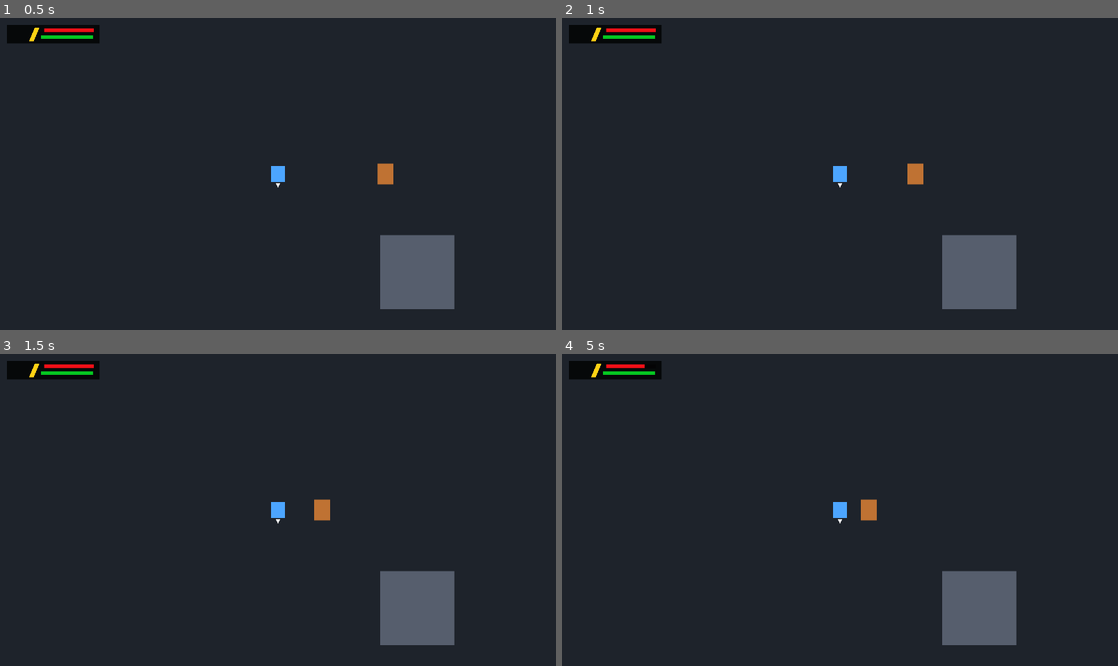
Above: before the commit, frames 1-4 (two rows, left to right).
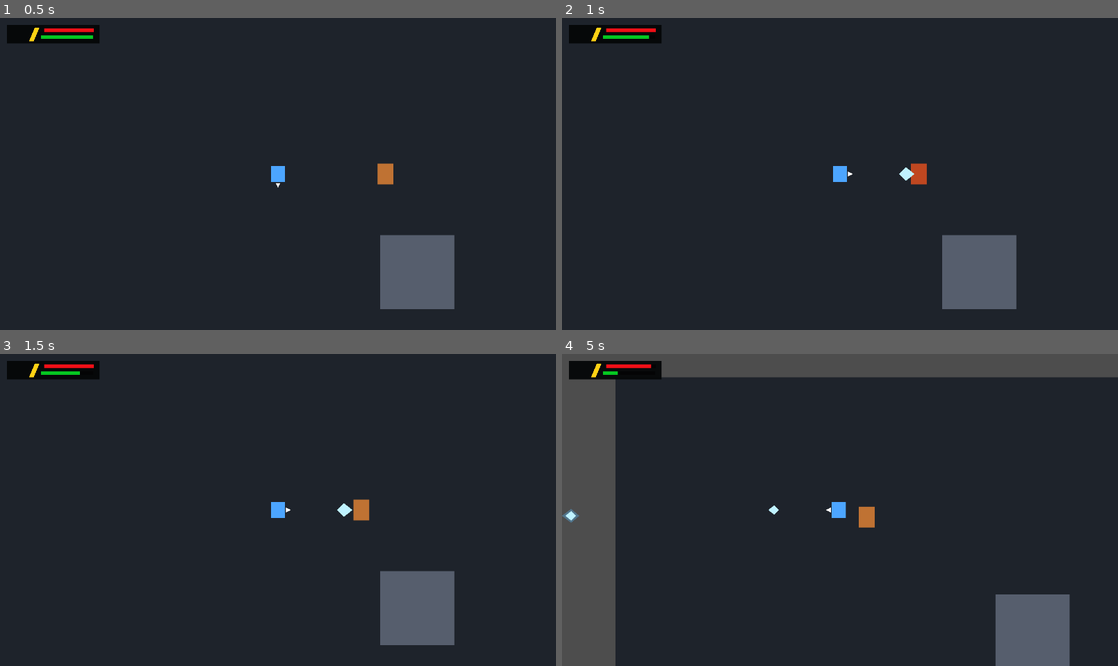
Above: after the commit, the same moments.

Repository: kikajima/dragonballsoullegacy
Game: Godot game, scene res://scenes/bootstrap/bootstrap.tscn
Same seed, same stepped clock (60 frames per second), same inputs: the game is played once before the commit and once after it.
Inputs:
- Up to frame 1 (0.5 s): no input
- Up to frame 2 (1 s): hold D (move_right) from 0.53 s (still down); hold K (ki_blast) from 0.53 s (still down)
- Up to frame 3 (1.5 s): release D (move_right) at 1.28 s; release K (ki_blast) at 1.28 s; hold S (move_down) from 1.28 s (still down); tap J (attack) at 1.35 s
- Up to frame 4 (5 s): tap K (ki_blast) at 1.55, 2.3, 3.05, 4.55 s; release S (move_down) at 2.03 s; hold D (move_right) 2.03-2.78 s; hold Shift (block) 2.03-2.78 s; hold W (move_up) 2.78-3.53 s; tap L (charge_ki) at 2.85 s; hold K (ki_blast) 3.53-4.28 s; hold A (move_left) from 3.53 s (still down); tap Space (dash) at 3.6 s; tap E (interact) at 4.35 s

Frame 1 is identical in both runs. In frame 2, 0.3% of the frame differs, in the area x 15-66%, y 5-55%; in frame 3, 0.5%; in frame 4, 21%, in the area x 0-100%, y 0-100%.
Error before the commit: Parse Error: Too few arguments for "tick_cast()" call. Expected at least 4 but received 2. (res://actors/player/player.gd:234)

Commit message:
feat: support hold-to-fire alternating ki blasts

Diff:
--- a/actors/player/player.gd
+++ b/actors/player/player.gd
@@ -41,7 +41,6 @@
 	charge_aura.visible = false
 
 	attack_hitbox.hit_confirmed.connect(_on_attack_hit_confirmed)
-	ki_blast_component.cast_started.connect(_on_ki_blast_cast_started)
 	hurtbox.hit_received.connect(_on_hit_received)
 	health_component.damaged.connect(_on_damaged)
 	health_component.died.connect(_on_died)
@@ -225,13 +224,19 @@
 	guard_component.set_guarding(false)
 	charge_aura.visible = false
 
-	# Cada novo toque em K durante o cast guarda mais um Ki Blast.
-	# O personagem continua parado durante toda a sequência.
+	# O personagem fica estático enquanto dispara. K pode ser mantido
+	# pressionado para uma sequência contínua ou tocado novamente para
+	# armazenar disparos no buffer.
 	if input_controller.is_ki_blast_pressed():
 		ki_blast_component.buffer_cast(facing_component.current_facing)
 
 	movement_component.stop(self)
-	ki_blast_component.tick_cast(self, delta)
+	ki_blast_component.tick_cast(
+		self,
+		delta,
+		input_controller.is_ki_blast_held(),
+		facing_component.current_facing
+	)
 
 	if ki_blast_component.is_casting():
 		var cast_state := ki_blast_component.get_cast_state()
@@ -280,11 +285,6 @@
 func _on_attack_hit_confirmed(_target: Node, _damage: int) -> void:
 	hit_stop_component.trigger()
 
-func _on_ki_blast_cast_started(facing: StringName, variant: int) -> void:
-	# Cada disparo alterna o braço usado e reinicia a animação correspondente.
-	var cast_state := StringName("ki_blast_%d" % variant)
-	animation_controller.restart_visual(cast_state, facing)
-
 func _on_hit_received(_damage: int, source_position: Vector2) -> void:
 	if guard_component.was_last_hit_blocked():
 		hit_stop_component.trigger()
